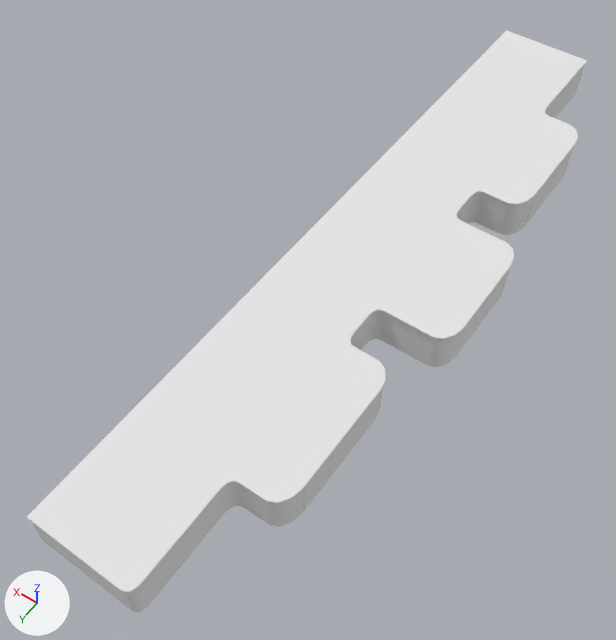
Two versions of the OBJ model Assets/Models/Dry dock models/platform 1.obj, one commit apart.
One viewpoint serves both versions: a 50 mm camera at (-41.6, 85.8, 111.8) aimed at (9.7, 13.9, -1.2). Lighting does not change. The marker at lower left points along +X, +Y and +Z. Where no turn or scale is listed for an object, it has been applied to the vertices.

The first picture shows 'platform 1'.
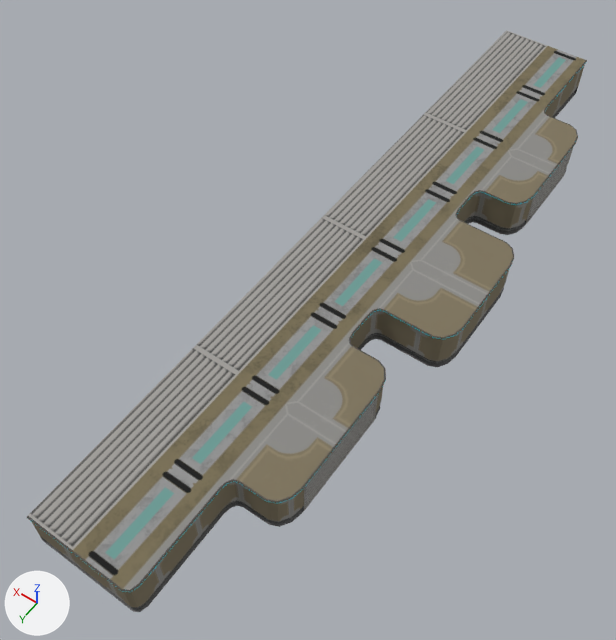
Location of each change, [x1, y1, x2, y2] in pixels of the pictures (616 x 640 px):
part 1 of me_platform_1, added: after [32, 65, 585, 612]
part 2 of me_platform_1, recoloured (white to grey): [27, 30, 587, 592] in both

The change, as a diff of the scene's bpy script:
```diff
--- a/Assets/Models/Dry dock models/platform 1.obj.py
+++ b/Assets/Models/Dry dock models/platform 1.obj.py
@@ img_scifiplane_scifitrim_albedotransparency_png @@
+img_scifiplane_scifitrim_albedotransparency_png = load_image('scifiPlane_SciFiTrim_AlbedoTransparency.png', 'scifiPlane_SciFiTrim_AlbedoTransparency.png', 2048, 2048, 'sRGB')
@@ mat_lambert2sg @@
+mat_lambert2sg = principled_material('lambert2SG')
+mat_lambert2sg.texture = img_scifiplane_scifitrim_albedotransparency_png
+mat_lambert2sg.roughness = 1.0
@@ me_platform_1 @@
 # used by ob_platform_1; location = (0.0, 0.0, 0.0)
-me_platform_1.from_pydata(...)  # 402 vertices, 365 faces; spans x -14.7..16.7, y -67.6..67.6, z -0.4..7.7
+me_platform_1.from_pydata(...)  # 664 vertices, 635 faces; spans x -14.7..16.7, y -67.6..67.6, z -0.4..7.7
+# me_platform_1 part 1: 262 vertices added at x -14.4..16.7, y -67.6..67.4, z -0.4..7.0
+# me_platform_1 part 2: 303 faces spanning x -14.7..16.7, y -67.6..67.6, z -0.1..7.7 switch from mat_initialshadinggroup (white #e7e7e7) to mat_lambert2sg (picture img_scifiplane_scifitrim_albedotransparency_png)
```
